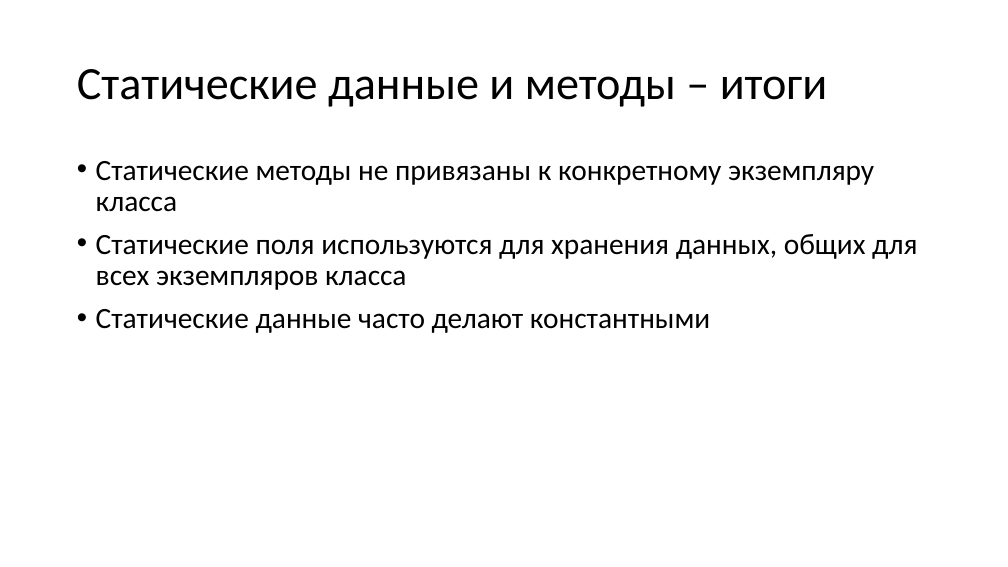
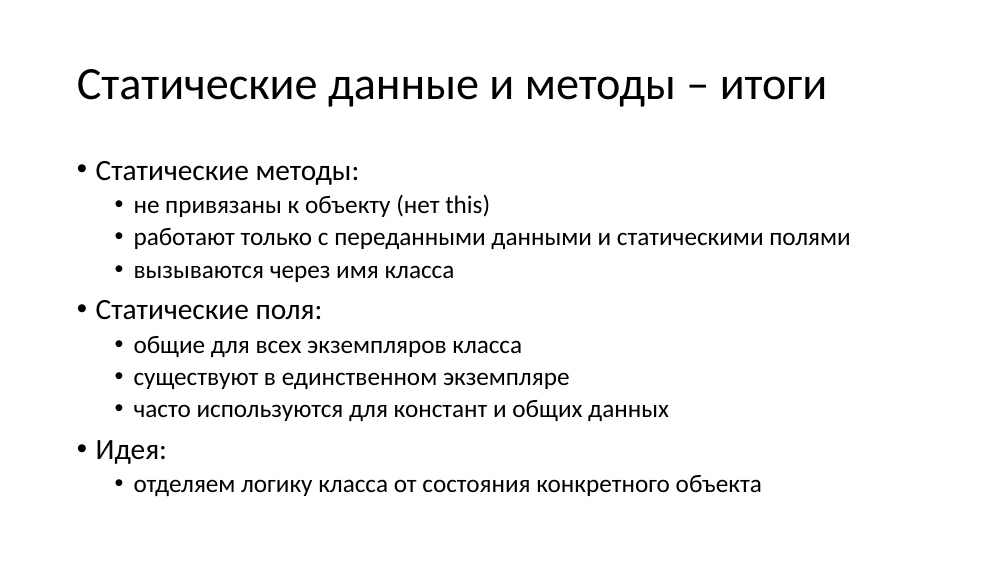
Before and after one commit to alexey-malov/oop, a slide deck: slide 165 of lectures/02/Основы ООП.pptx. Drawn at 1008x567 pixels with LibreOffice and Linux fonts; fonts in the diff are those of the drawing. Boxes give left, top, right and bottom in pixels: in the first picture for what was removed or moved away, otherwise in the second. Text is boxed around its words. In the diff, an @@ line names an element or a change of style, - is before the commit and + after.

```diff
--- a/lectures/02/Основы ООП.pptx
+++ b/lectures/02/Основы ООП.pptx
@@ text at (96, 161, 850, 496): text changed; size 28 to 24 pt @@
-• Статические методы не привязаны к конкретному экземпляру класса
-• Статические поля используются для хранения данных, общих для всех экземпляров класса
-• Статические данные часто делают константными
+• Статические методы:
+  • не привязаны к объекту (нет this)
+  • работают только с переданными данными и статическими полями
+  • вызываются через имя класса
+• Статические поля:
+  • общие для всех экземпляров класса
+  • существуют в единственном экземпляре
+  • часто используются для констант и общих данных
+• Идея:
+  • отделяем логику класса от состояния конкретного объекта
```
Also in this commit, not shown: 13 other slides changed, 11 slides added, 11 slides removed.
